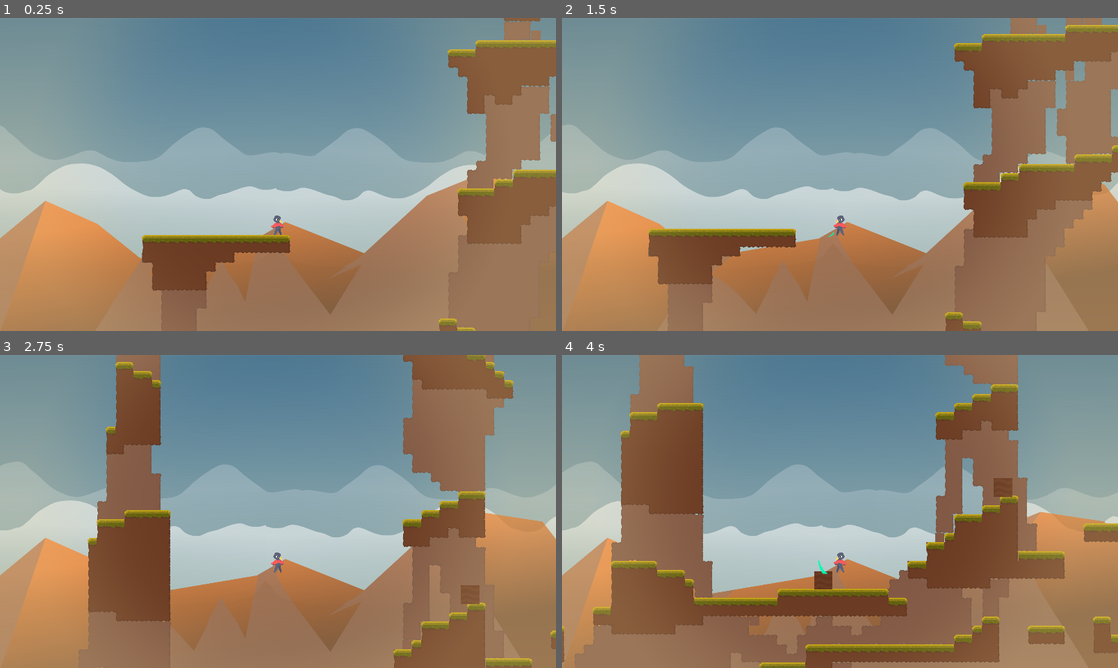
Above: before the commit, frames 1-4 (two rows, left to right).
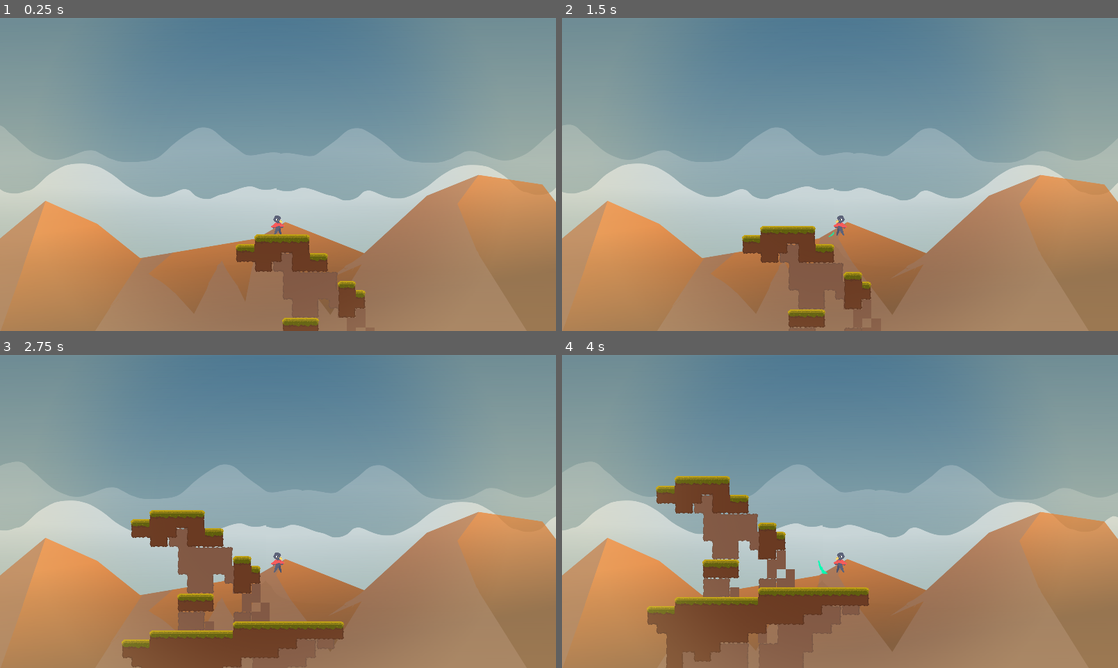
Above: after the commit, the same moments.

Repository: deereye/Pico
Game: Godot game, scene res://Main/Map/TestWorld.tscn
Same seed, same stepped clock (60 frames per second), same inputs: the game is played once before the commit and once after it.
Inputs:
- Up to frame 1 (0.25 s): no input
- Up to frame 2 (1.5 s): hold D (move_right) 0.53-1.28 s; tap K (attack) at 0.6, 1.35 s; tap Space (jump) at 0.77 s; hold Q (move_left) from 1.28 s (still down)
- Up to frame 3 (2.75 s): tap Space (jump) at 1.52 s; release Q (move_left) at 2.03 s; hold D (move_right) from 2.03 s (still down); tap K (attack) at 2.1 s
- Up to frame 4 (4 s): tap K (attack) at 2.85, 3.6 s; tap Space (jump) at 3.02, 3.77 s; release D (move_right) at 3.53 s; hold Q (move_left) from 3.53 s (still down)

The runs differ from the first frame. In frame 1, 15% of the frame differs, in the area x 25-100%, y 0-100%; in frame 2, 22%; in frame 3, 30%; in frame 4, 35%, in the area x 0-100%, y 0-100%.

Commit message:
Added friction

Diff:
--- a/Main/Map/TestWorld.tscn
+++ b/Main/Map/TestWorld.tscn
@@ -8,7 +8,7 @@
 [node name="TestWorld" type="Node2D"]
 
 [node name="Player" parent="." instance=ExtResource( 2 )]
-position = Vector2( 683.425, -4111.25 )
+position = Vector2( 2213.54, -6244.58 )
 
 [node name="BackTilemap" parent="." instance=ExtResource( 1 )]
 z_index = -10
--- a/Main/Player/Player.gd
+++ b/Main/Player/Player.gd
@@ -1,16 +1,16 @@
 extends KinematicBody2D
 
 #CONSTANTES et VARIABLES CLEFS
-const gravity = 45
+const gravity = 50
 const base_speed = 700
 var speed = base_speed
 const jump_force = 700
 const jump_time = 0.4
-const max_fall_speed = 2000
 const flying_factor = 2.9  #DIVISE
 const attack_stop_time = 0.6
 const jump_speed = -700
-const flight_angle = 0.05
+const flight_angle = 0.08
+const friction = 0.99
 
 const weak_gravity = Vector2(0, 5)
 const strong_gravity = Vector2(0, 40)
@@ -80,17 +80,19 @@
 		flying = false
 
 	if flying :
-		if direction == 1 :
-			speed_vector = speed_vector.rotated(-flight_angle)
+		if last_direction == 1 :
+			if speed_vector.angle() < PI or speed_vector.angle() > 1.5*PI :
+				speed_vector = speed_vector.rotated(-flight_angle)
 		else :
-			speed_vector = speed_vector.rotated(flight_angle)
+			if speed_vector.angle() < 1.5*PI :
+				speed_vector = speed_vector.rotated(flight_angle)
 
 	if(jumping):
 		speed_vector += weak_gravity
 	else:
 		speed_vector += strong_gravity
 
-	speed_vector.y = min(speed_vector.y, max_fall_speed)
+	speed_vector = speed_vector * friction
 	#
 	if grounded and !jumping:
 		can_jump = true
